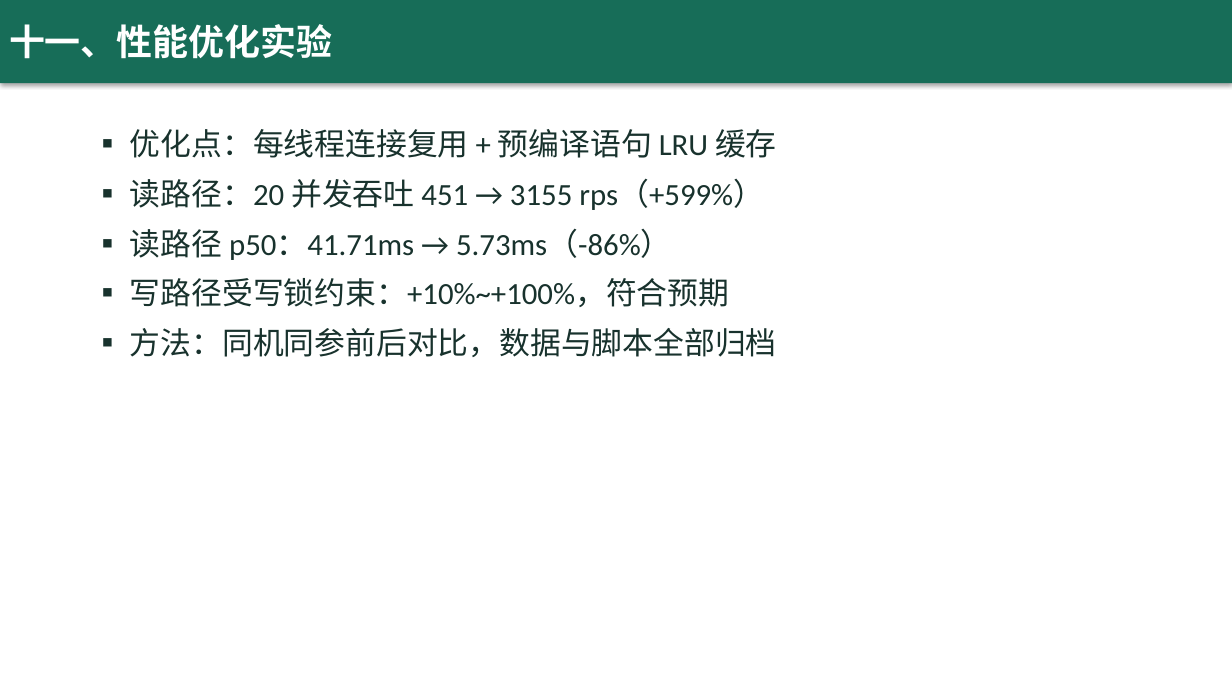
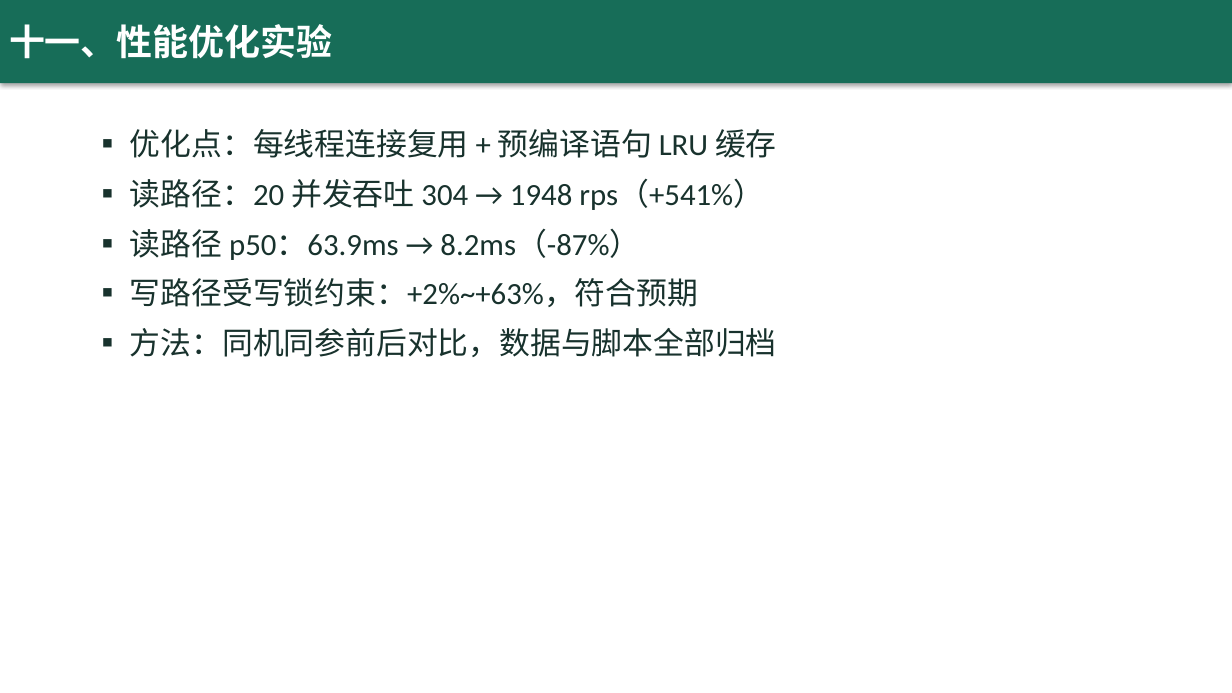
Before and after one commit to yq6666-66/lab-booking-system, a slide deck: slide 12 of docs/thesis/答辩演示.pptx. Drawn at 1232x693 pixels with LibreOffice and Linux fonts; fonts in the diff are those of the drawing. Boxes give left, top, right and bottom in pixels: in the first picture for what was removed or moved away, otherwise in the second. Text is boxed around its words. In the diff, an @@ line names an element or a change of style, - is before the commit and + after.

Commit message:
r25: 实验重测——v1.14.0 覆盖率表(补 r14-r25 端点走查)/前后性能对比(单变量对照变体,读 20 并发 +541% p50 -87%)/fuzz240/soak34970 复测；论文新增 1.4 主要创新点与 6.6 混合负载段，初稿重渲染

```diff
--- a/docs/thesis/答辩演示.pptx
+++ b/docs/thesis/答辩演示.pptx
@@ text at box(130, 179, 764, 307): text changed @@
-▪ 读路径：20 并发吞吐 451 → 3155 rps（+599%）
-▪ 读路径 p50：41.71ms → 5.73ms（-86%）
-▪ 写路径受写锁约束：+10%~+100%，符合预期
+▪ 读路径：20 并发吞吐 304 → 1948 rps（+541%）
+▪ 读路径 p50：63.9ms → 8.2ms（-87%）
+▪ 写路径受写锁约束：+2%~+63%，符合预期
```
Also in this commit, not shown: 1 other slide changed, 31 other files.
